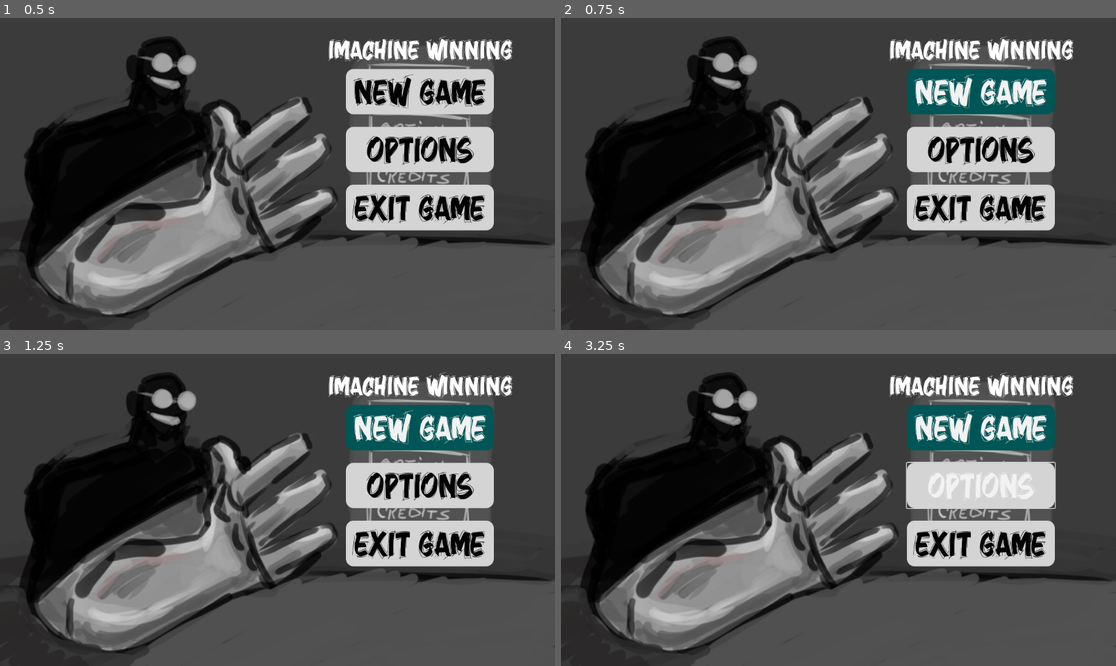
Above: before the commit, frames 1-4 (two rows, left to right).
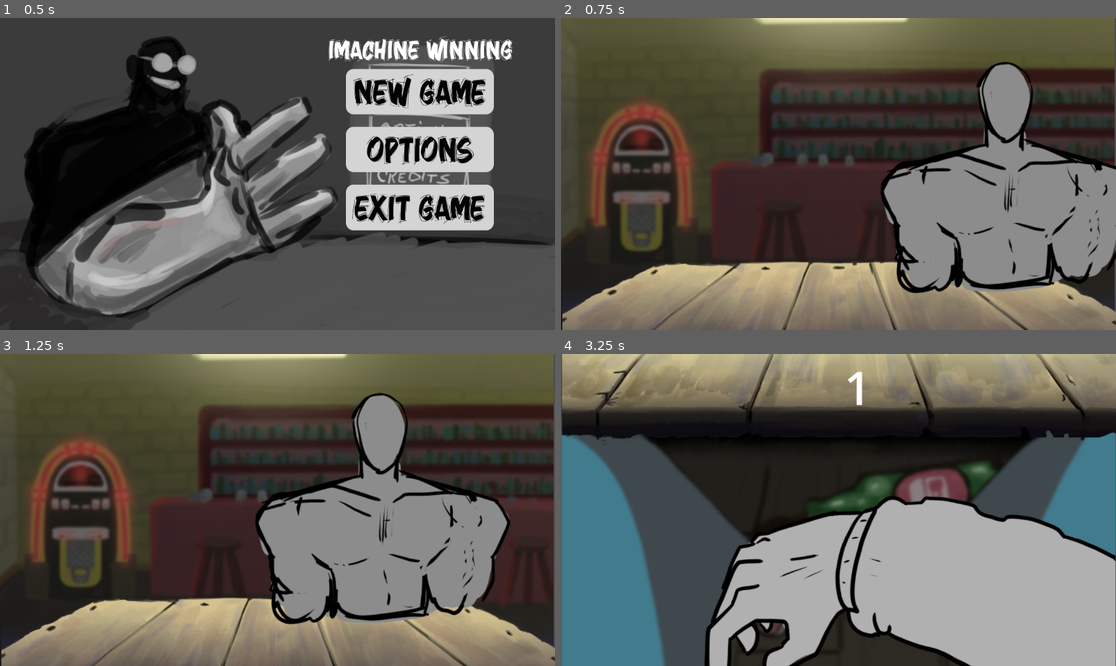
Above: after the commit, the same moments.

Repository: GinoNovello/ImachineWinning
Game: Godot game, scene res://Scenes/MainMenu/MainMenu.tscn
Same seed, same stepped clock (60 frames per second), same inputs: the game is played once before the commit and once after it.
Inputs (mouse positions are in pixels of both pictures, inside the frame that each line leads up to):
- Up to frame 1 (0.5 s): no input
- Up to frame 2 (0.75 s): click "New Game" at 0.5 s
- Up to frame 3 (1.25 s): no input
- Up to frame 4 (3.25 s): click (982, 428) at 1.25 s, where only the run before the commit has a clickable "New Game"; tap Enter (ui_accept) at 2, 2.27, 2.75, 3.02 s; hold Right (ui_right) 2.03-2.78 s; hold Down (ui_down) from 2.78 s (still down)

Frame 1 is identical in both runs. In frame 2, 82% of the frame differs, in the area x 0-100%, y 0-100%; in frame 3, 80%; in frame 4, 91%.
Error before the commit: Invalid call. Nonexistent function 'start_new_game' in base 'Nil'. (res://Scenes/MainMenu/main_menu.gd:5)

Commit message:
feat: match

Diff:
--- a/Scenes/game/game_scene.tscn
+++ b/Scenes/game/game_scene.tscn
@@ -4,6 +4,7 @@
 [ext_resource type="PackedScene" path="res://Scenes/common/arena.tscn" id="2_0dabs"]
 [ext_resource type="PackedScene" uid="uid://caj4uhqb1qhgs" path="res://Scenes/opponents/opponent1.tscn" id="3_7yj8c"]
 [ext_resource type="PackedScene" uid="uid://cbnpa7vs7ii3e" path="res://Scenes/common/config_area.tscn" id="4_a4e7o"]
+[ext_resource type="Script" uid="uid://b28xud47veguw" path="res://scripts/visuals/opponent_visual.gd" id="4_uupxf"]
 
 [node name="GameScene" type="Node2D" unique_id=1467769094]
 script = ExtResource("1_pleot")
@@ -17,6 +18,7 @@
 [node name="OpponentContainer" type="Node2D" parent="UI/Screens/Arena" unique_id=980667885]
 
 [node name="Opponent1" parent="UI/Screens/Arena/OpponentContainer" unique_id=315027034 instance=ExtResource("3_7yj8c")]
+script = ExtResource("4_uupxf")
 
 [node name="ConfigArea" parent="UI/Screens" unique_id=136853237 instance=ExtResource("4_a4e7o")]
 position = Vector2(0, 720)
--- a/Scenes/opponents/opponent1.tscn
+++ b/Scenes/opponents/opponent1.tscn
@@ -1,8 +1,10 @@
 [gd_scene format=3 uid="uid://caj4uhqb1qhgs"]
 
 [ext_resource type="Texture2D" uid="uid://44dou7raetg7" path="res://Images/Opponent1.png" id="1_cqb0i"]
+[ext_resource type="Script" path="res://scripts/visuals/opponent_visual.gd" id="2_visual"]
 
 [node name="Opponent1" type="Node2D" unique_id=315027034]
+script = ExtResource("2_visual")
 
 [node name="Sprite2D" type="Sprite2D" parent="." unique_id=1185436456]
 position = Vector2(577, 324)
--- a/project.godot
+++ b/project.godot
@@ -17,7 +17,7 @@
 
 [autoload]
 
-GameManager="*uid://bu80u0nmi0uo4"
+GameManager="*res://scripts/flow/game_manager.gd"
 
 [physics]
 
--- a/scripts/flow/game_scene.gd
+++ b/scripts/flow/game_scene.gd
@@ -1,6 +1,7 @@
 extends Node2D
 
 @onready var screens = $UI/Screens
+@onready var opponentContainer = $UI/Screens/Arena/OpponentContainer
 
 func _ready():
 	print("Game started")
@@ -9,7 +10,13 @@
 	var opponent = GameManager.opponent
 	var referee = GameManager.referee
 
+	_playOpponentEntranceAnimation()
 	referee.startMatch(player, opponent)
+
+func _playOpponentEntranceAnimation():
+	var opponentVisual = opponentContainer.get_child(0) as OpponentVisual
+	if opponentVisual:
+		opponentVisual.playEntranceAnimation()
 
 func _process(_delta):
 	if Input.is_action_just_pressed("ui_down"):
--- /dev/null
+++ b/scripts/visuals/opponent_visual.gd
@@ -0,0 +1,35 @@
+extends Node2D
+class_name OpponentVisual
+
+@onready var sprite: Sprite2D = $Sprite2D
+
+var finalPosition: Vector2
+var startOffsetX: float = 400.0
+var walkBobAmount: float = 8.0
+var entranceDuration: float = 1.5
+
+func _ready():
+	finalPosition = sprite.position
+	_setupOffscreen()
+
+func _setupOffscreen():
+	sprite.position.x = finalPosition.x + startOffsetX
+
+func playEntranceAnimation():
+	var tween = create_tween()
+	tween.set_parallel(false)
+
+	var steps = 8
+	var stepDuration = entranceDuration / steps
+	var distancePerStep = startOffsetX / steps
+
+	for i in range(steps):
+		var targetX = finalPosition.x + startOffsetX - (distancePerStep * (i + 1))
+		var bobOffset = walkBobAmount if i % 2 == 0 else -walkBobAmount
+		var targetY = finalPosition.y + bobOffset
+
+		tween.tween_property(sprite, "position", Vector2(targetX, targetY), stepDuration)
+
+	tween.tween_property(sprite, "position", finalPosition, 0.1)
+
+	return tween
